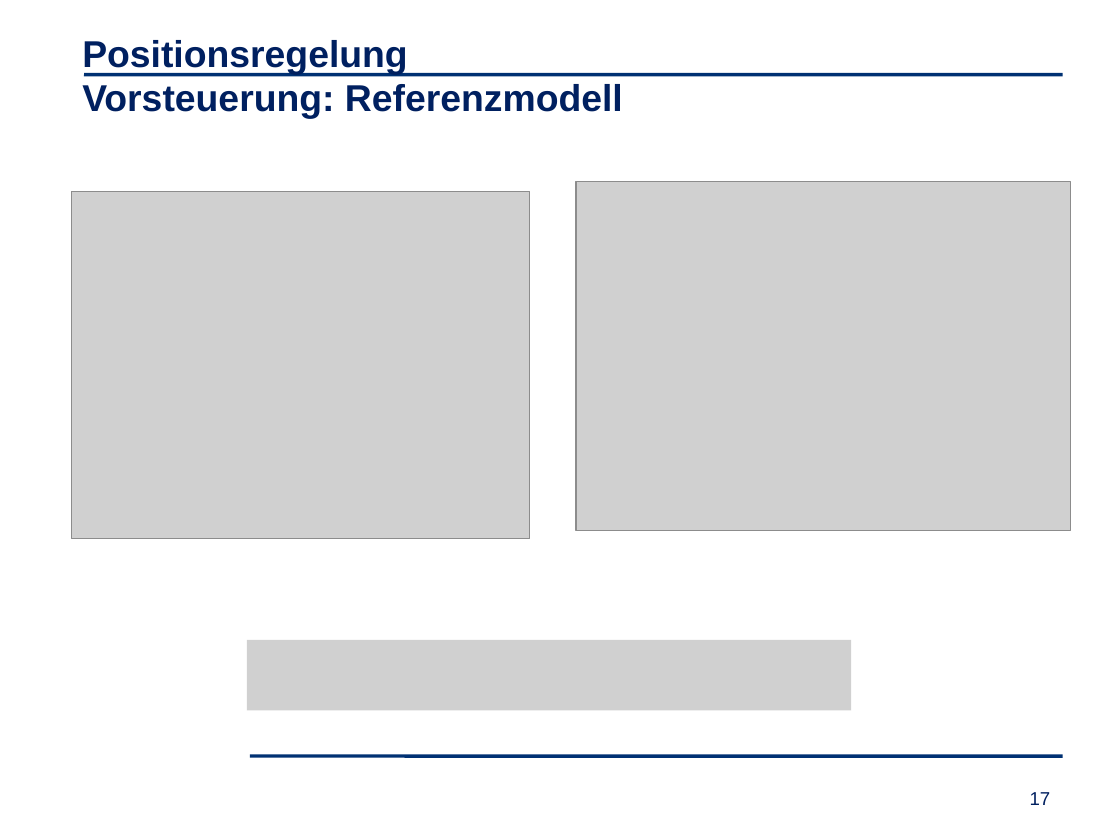
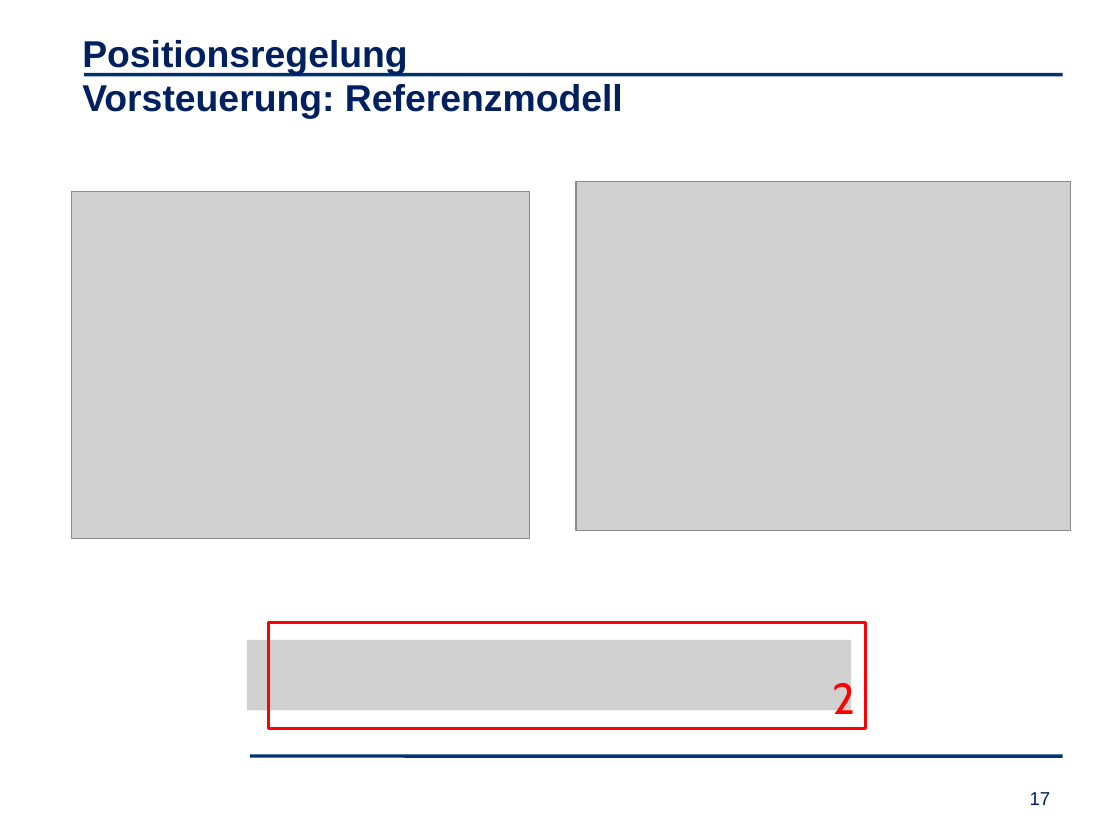
Before and after one commit to matwelter/Abschlusspraesentation, a slide deck: slide 17 of Abschlusspräsentation_LIKE.pptx. Drawn at 1120x840 pixels with LibreOffice and Linux fonts; fonts in the diff are those of the drawing; grey boxes stand for pictures; background and template pictures are left out. Boxes give left, top, right and bottom in pixels: in the first picture for what was removed or moved away, otherwise in the second. Text is boxed around its words. In the diff, an @@ line names an element or a change of style, - is before the commit and + after.

```diff
--- a/Abschlusspräsentation_LIKE.pptx
+++ b/Abschlusspräsentation_LIKE.pptx
@@ rectangle added at <box>269,623,866,728</box>, outline #FF0000 2 pt @@
@@ text added at <box>832,678,855,725</box>, 28 pt, text #FF0000 @@
+2
```
Also in this commit, not shown: 6 other slides changed, 1 other file.
